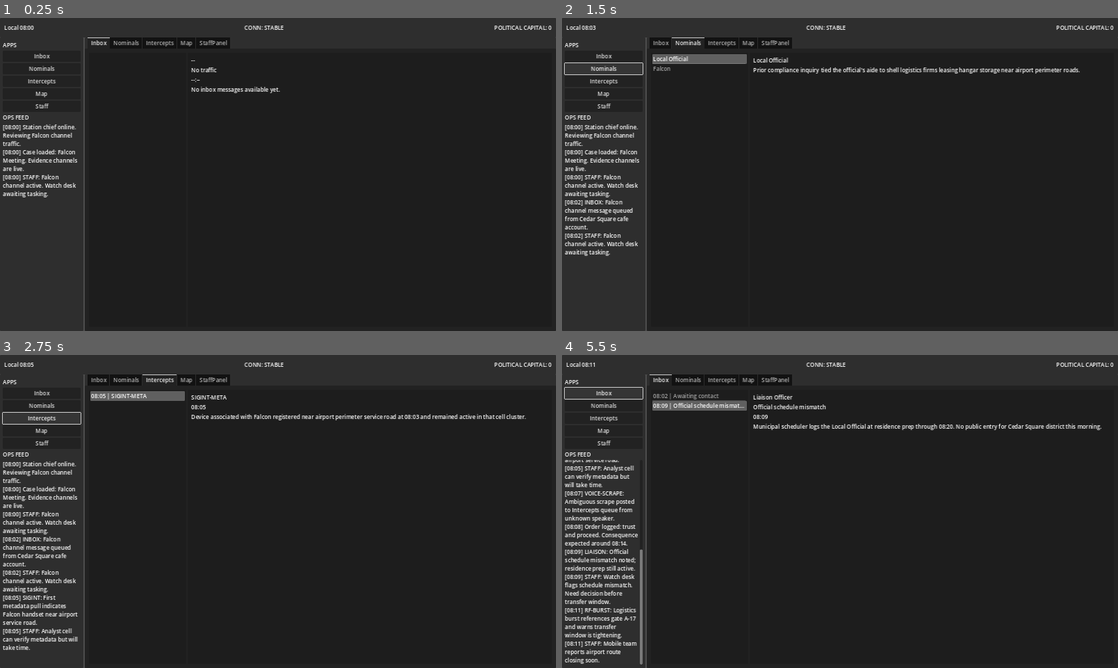
Above: before the commit, frames 1-4 (two rows, left to right).
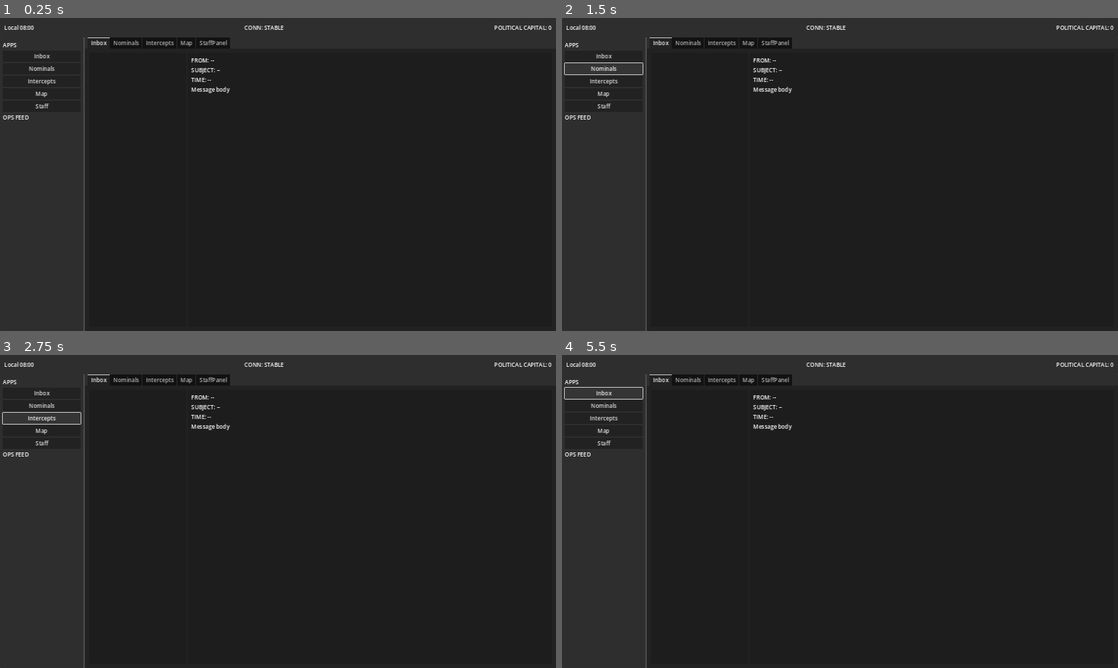
Above: after the commit, the same moments.

Repository: wnj00524/Station-Chief
Game: Godot game, scene res://scenes/main.tscn
The game is run twice, just before and just after one commit, with the same random seed, the same clock (stepped at 60 frames per second) and the same inputs.
Inputs (mouse positions are in pixels of both pictures, inside the frame that each line leads up to):
- Up to frame 1 (0.25 s): no input
- Up to frame 2 (1.5 s): click "Inbox" at 0.5 s; click "Nominals" at 1.25 s
- Up to frame 3 (2.75 s): click "Intercepts" at 2 s
- Up to frame 4 (5.5 s): click "Map" at 2.75 s; click "Staff" at 3.5 s; click (684, 646) at 4.25 s, where only the run before the commit has a clickable "Commit cafe surveillance"; click "Inbox" at 5 s

The runs differ from the first frame. In frame 1, 1.1% of the frame differs, in the area x 0-51%, y 12-58%; in frame 2, 2.9%; in frame 3, 3.6%; in frame 4, 4.3%, in the area x 0-97%, y 2-99%.
Error after the commit: Parse Error: Cannot infer the type of "now" variable because the value doesn't have a set type. (res://scripts/core/case_runner.gd:68)

Commit message:
Fix startup class parse dependencies for Falcon slice boot

Diff:
--- a/game/scripts/apps/inbox.gd
+++ b/game/scripts/apps/inbox.gd
@@ -6,10 +6,10 @@
 @onready var timestamp_value: Label = %InboxTimestampValue
 @onready var body_value: RichTextLabel = %InboxBodyValue
 
-var _game_state: GameState
+var _game_state
 var _messages: Array = []
 
-func bind_systems(_clock: Clock, game_state: GameState, _event_bus: EventBus = null, _case_runner: CaseRunner = null) -> void:
+func bind_systems(_clock, game_state, _event_bus = null, _case_runner = null) -> void:
 	_game_state = game_state
 	_game_state.case_content_loaded.connect(_on_case_content_loaded)
 	_game_state.case_content_updated.connect(_on_case_content_updated)
--- a/game/scripts/apps/intercepts.gd
+++ b/game/scripts/apps/intercepts.gd
@@ -5,10 +5,10 @@
 @onready var timestamp_value: Label = %InterceptTimestampValue
 @onready var summary_value: RichTextLabel = %InterceptSummaryValue
 
-var _game_state: GameState
+var _game_state
 var _entries: Array = []
 
-func bind_systems(_clock: Clock, game_state: GameState, _event_bus: EventBus = null, _case_runner: CaseRunner = null) -> void:
+func bind_systems(_clock, game_state, _event_bus = null, _case_runner = null) -> void:
 	_game_state = game_state
 	_game_state.case_content_loaded.connect(_on_case_content_loaded)
 	_game_state.case_content_updated.connect(_on_case_content_updated)
--- a/game/scripts/apps/map.gd
+++ b/game/scripts/apps/map.gd
@@ -4,11 +4,11 @@
 @onready var marker_name_value: Label = %MapMarkerNameValue
 @onready var marker_coord_value: Label = %MapMarkerCoordValue
 
-var _game_state: GameState
+var _game_state
 var _markers: Array = []
 var _seen_markers := {}
 
-func bind_systems(_clock: Clock, game_state: GameState, _event_bus: EventBus = null, _case_runner: CaseRunner = null) -> void:
+func bind_systems(_clock, game_state, _event_bus = null, _case_runner = null) -> void:
 	_game_state = game_state
 	_game_state.case_content_loaded.connect(_on_case_content_loaded)
 	_game_state.case_content_updated.connect(_on_case_content_updated)
--- a/game/scripts/apps/nominals.gd
+++ b/game/scripts/apps/nominals.gd
@@ -4,10 +4,10 @@
 @onready var name_value: Label = %NominalNameValue
 @onready var notes_value: RichTextLabel = %NominalNotesValue
 
-var _game_state: GameState
+var _game_state
 var _entries: Array = []
 
-func bind_systems(_clock: Clock, game_state: GameState, _event_bus: EventBus = null, _case_runner: CaseRunner = null) -> void:
+func bind_systems(_clock, game_state, _event_bus = null, _case_runner = null) -> void:
 	_game_state = game_state
 	_game_state.case_content_loaded.connect(_on_case_content_loaded)
 	_game_state.case_content_updated.connect(_on_case_content_updated)
--- a/game/scripts/apps/staff_panel.gd
+++ b/game/scripts/apps/staff_panel.gd
@@ -6,11 +6,11 @@
 @onready var surveil_button: Button = %ActionSurveil
 @onready var abort_button: Button = %ActionAbort
 
-var _game_state: GameState
-var _case_runner: CaseRunner
-var _event_bus: EventBus
+var _game_state
+var _case_runner
+var _event_bus
 
-func bind_systems(_clock: Clock, game_state: GameState, event_bus: EventBus = null, case_runner: CaseRunner = null) -> void:
+func bind_systems(_clock, game_state, event_bus = null, case_runner = null) -> void:
 	_game_state = game_state
 	_case_runner = case_runner
 	_event_bus = event_bus
--- a/game/scripts/core/case_runner.gd
+++ b/game/scripts/core/case_runner.gd
@@ -3,15 +3,15 @@
 
 signal decision_registered(action_id: StringName, resolution_time_minutes: float)
 
-var _event_bus: EventBus
-var _clock: Clock
-var _game_state: GameState
+var _event_bus
+var _clock
+var _game_state
 var _loaded_case: Dictionary = {}
 var _scheduled_events: Array[Dictionary] = []
 var _decision_payload: Dictionary = {}
 var _hidden_content_by_channel: Dictionary = {}
 
-func _init(event_bus: EventBus, clock: Clock, game_state: GameState) -> void:
+func _init(event_bus, clock, game_state) -> void:
 	_event_bus = event_bus
 	_clock = clock
 	_game_state = game_state
--- a/game/scripts/main.gd
+++ b/game/scripts/main.gd
@@ -1,12 +1,22 @@
 extends Node
 
-@onready var clock: Clock = $Clock
-@onready var event_bus: EventBus = $EventBus
-@onready var desktop_shell: DesktopShell = $DesktopShell
+const GameStateScript = preload("res://scripts/core/game_state.gd")
+const CaseRunnerScript = preload("res://scripts/core/case_runner.gd")
+const ClockScript = preload("res://scripts/core/clock.gd")
+const EventBusScript = preload("res://scripts/core/event_bus.gd")
+const DesktopShellScript = preload("res://scripts/ui/desktop_shell.gd")
+
+@onready var clock = $Clock
+@onready var event_bus = $EventBus
+@onready var desktop_shell = $DesktopShell
 
 func _ready() -> void:
-	var game_state := GameState.new()
-	var case_runner := CaseRunner.new(event_bus, clock, game_state)
+	assert(clock.get_script() == ClockScript)
+	assert(event_bus.get_script() == EventBusScript)
+	assert(desktop_shell.get_script() == DesktopShellScript)
+
+	var game_state = GameStateScript.new()
+	var case_runner = CaseRunnerScript.new(event_bus, clock, game_state)
 	add_child(game_state)
 	add_child(case_runner)
 	desktop_shell.bind_systems(clock, event_bus, game_state, case_runner)
--- a/game/scripts/ui/desktop_shell.gd
+++ b/game/scripts/ui/desktop_shell.gd
@@ -16,12 +16,12 @@
 @onready var map_app: Control = %Map
 @onready var staff_app: Control = %StaffPanel
 
-var _clock: Clock
-var _event_bus: EventBus
-var _game_state: GameState
-var _case_runner: CaseRunner
+var _clock
+var _event_bus
+var _game_state
+var _case_runner
 
-func bind_systems(clock: Clock, event_bus: EventBus, game_state: GameState, case_runner: CaseRunner) -> void:
+func bind_systems(clock, event_bus, game_state, case_runner) -> void:
 	_clock = clock
 	_event_bus = event_bus
 	_game_state = game_state
